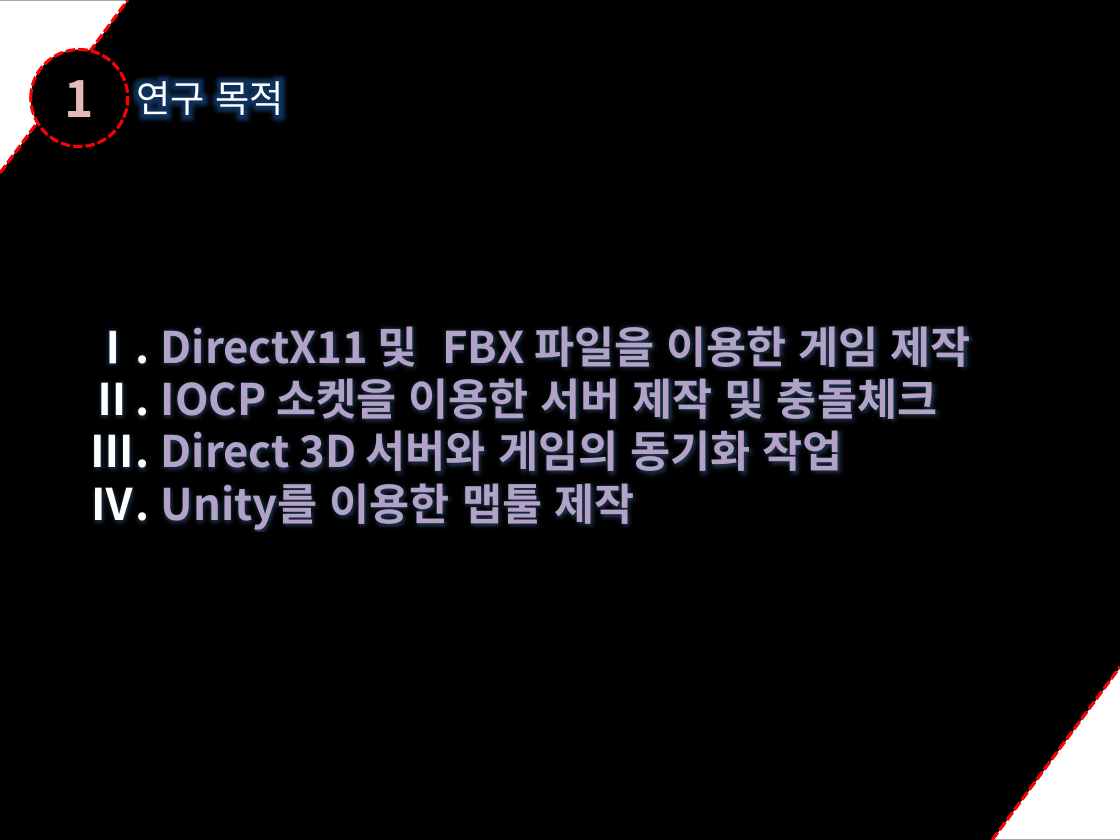
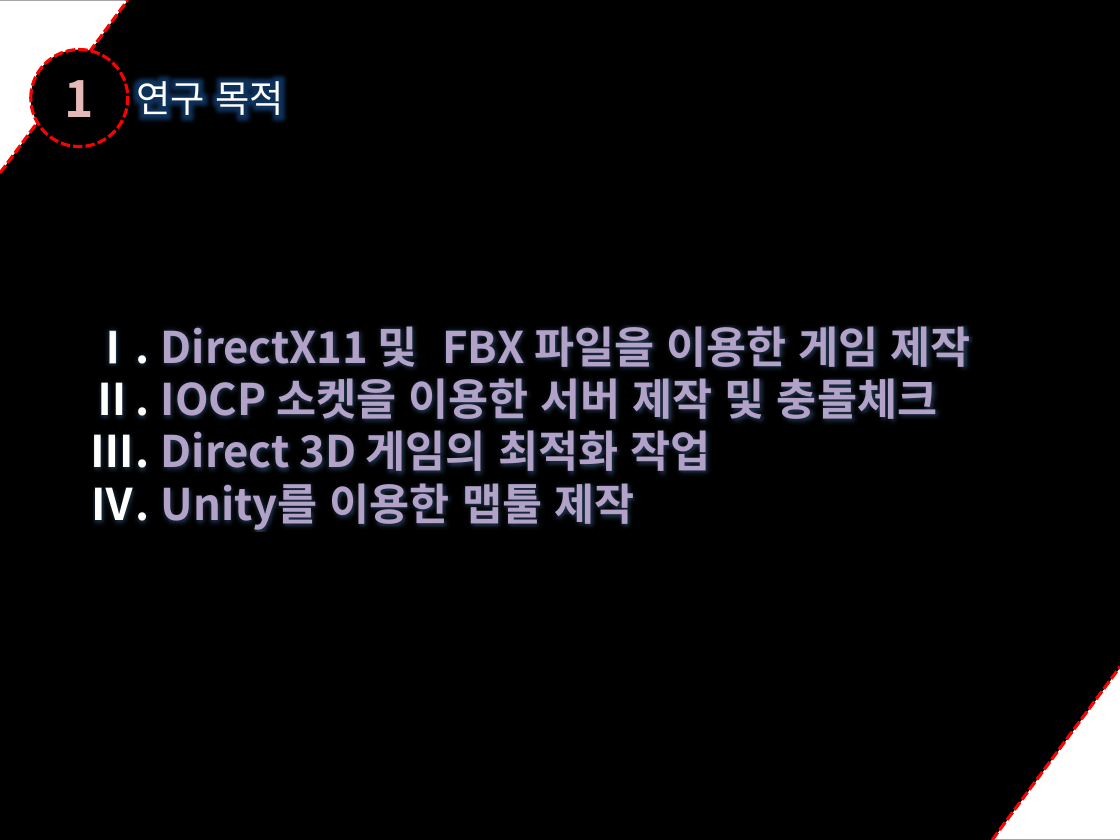
Before and after one commit to dygks910910/Darkness, a slide deck: slide 3 of 졸업작품 제안서(박요한,민두홍,정재훈).pptx. Drawn at 1120x840 pixels with LibreOffice and Linux fonts; fonts in the diff are those of the drawing. Boxes give left, top, right and bottom in pixels: in the first picture for what was removed or moved away, otherwise in the second. Text is boxed around its words. In the diff, an @@ line names an element or a change of style, - is before the commit and + after.

```diff
--- a/졸업작품 제안서(박요한,민두홍,정재훈).pptx
+++ b/졸업작품 제안서(박요한,민두홍,정재훈).pptx
@@ text at (x1=91, y1=430, x2=710, y2=471): text changed @@
-Ⅲ. Direct 3D 서버와 게임의 동기화 작업
+Ⅲ. Direct 3D 게임의 최적화 작업
```
Also in this commit, not shown: 4 other slides changed, 1 slide added.
